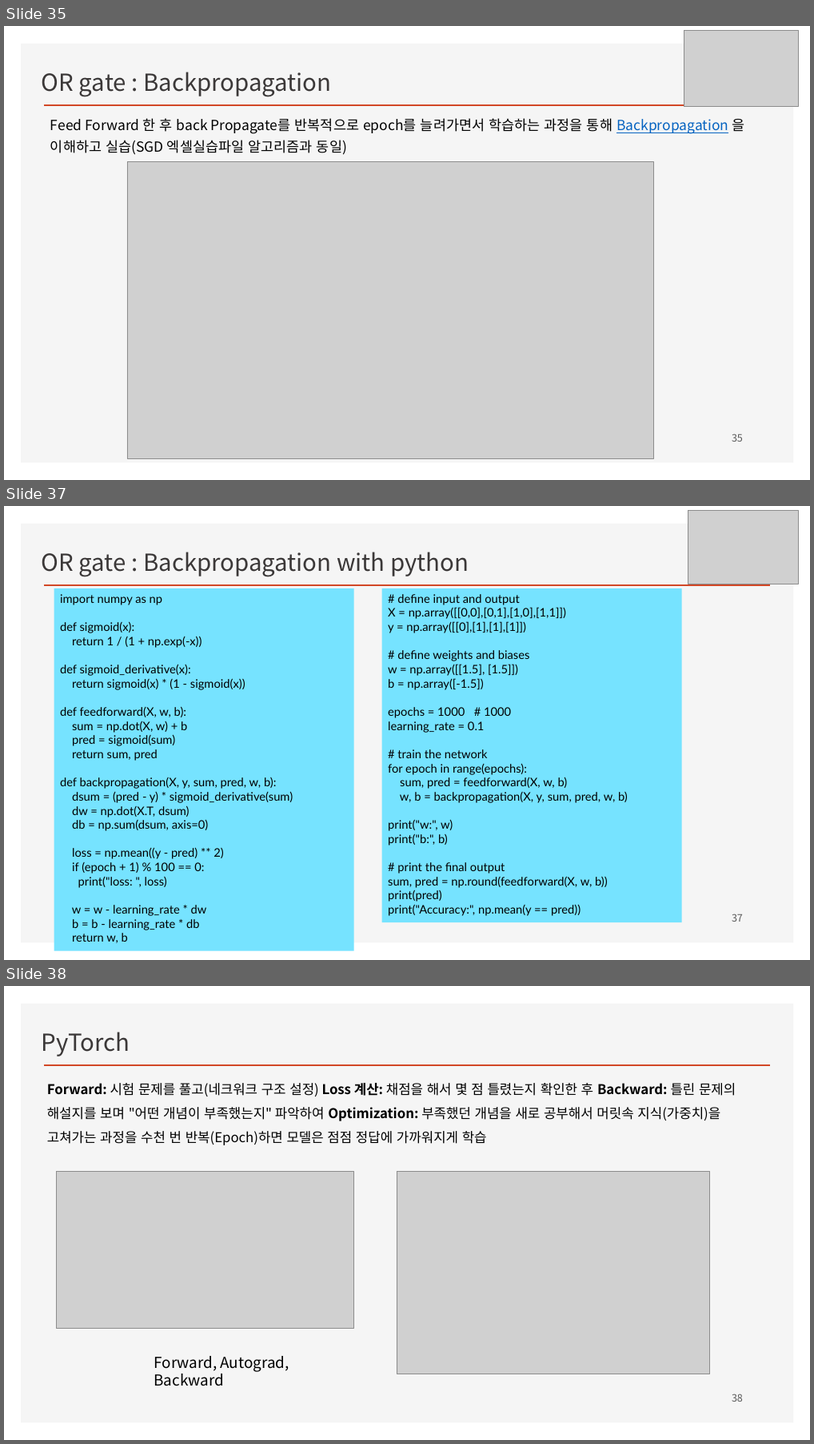
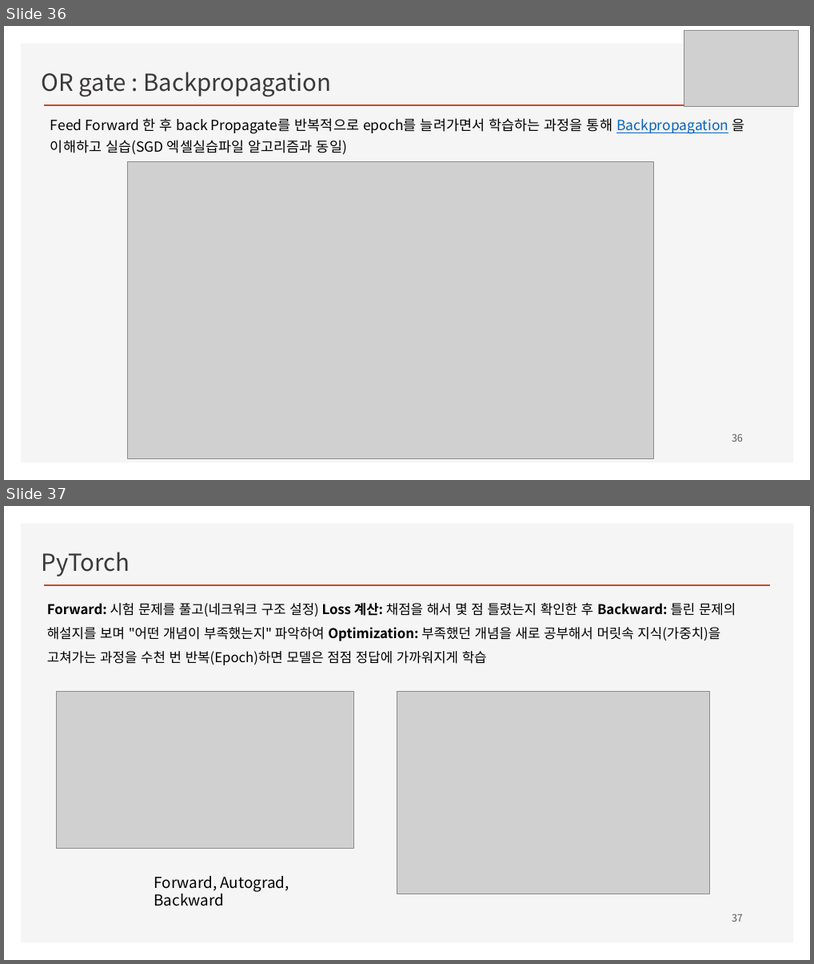
Before and after one commit to ancestor9/mathematics-for-machine-learning, a slide deck: Linear_Algebra/w4_Perceptron_Regression.pptx. Shown one above the other, each under a label of ours: slides 35, 37 and 38 before the commit, slides 36 and 37 after it; the slides between them are not shown. The pictures are 814x1444 and 814x964 pixels, drawn with LibreOffice and Linux fonts; fonts in the diff are those of the drawing; grey boxes stand for pictures; background and template pictures are left out. Boxes give left, top, right and bottom in pixels: in the first picture for what was removed or moved away, otherwise in the second. Text is boxed around its words. In the diff, an @@ line names an element or a change of style, - is before the commit and + after.

```diff
--- a/Linear_Algebra/w4_Perceptron_Regression.pptx
+++ b/Linear_Algebra/w4_Perceptron_Regression.pptx
@@ slide 37 removed at [4, 506, 810, 960], background #FFFFFF; not listed: 2 template elements that a slide beside it also shows @@
@@ picture removed at [689, 510, 799, 584] @@
@@ text removed at [42, 552, 469, 577] @@
-OR gate : Backpropagation with python
@@ rectangle removed at [54, 588, 354, 951] @@
-import numpy as np
-def sigmoid(x):
-return 1 / (1 + np.exp(-x))
-def sigmoid_derivative(x):
-return sigmoid(x) * (1 - sigmoid(x))
-def feedforward(X, w, b):
-sum = np.dot(X, w) + b
-pred = sigmoid(sum)
-return sum, pred
-def backpropagation(X, y, sum, pred, w, b):
-dsum = (pred - y) * sigmoid_derivative(sum)
-dw = np.dot(X.T, dsum)
-db = np.sum(dsum, axis=0)
-loss = np.mean((y - pred) ** 2)
-if (epoch + 1) % 100 == 0:
-print("loss: ", loss)
-w = w - learning_rate * dw
-b = b - learning_rate * db
-return w, b
@@ rectangle removed at [382, 588, 682, 922] @@
-# define input and output
-X = np.array([[0,0],[0,1],[1,0],[1,1]])
-y = np.array([[0],[1],[1],[1]])
-# define weights and biases
-w = np.array([[1.5], [1.5]])
-b = np.array([-1.5])
-epochs = 1000 # 1000
-learning_rate = 0.1
-# train the network
-for epoch in range(epochs):
-sum, pred = feedforward(X, w, b)
-w, b = backpropagation(X, y, sum, pred, w, b)
-print("w:", w)
-print("b:", b)
-# print the final output
-sum, pred = np.round(feedforward(X, w, b))
-print(pred)
-print("Accuracy:", np.mean(y == pred))
@@ page number removed at [732, 913, 743, 921] @@
-37
@@ what was slide 35 is now slide 36 @@
@@ page number at [732, 433, 743, 441]: text changed @@
-35
+36
@@ what was slide 38 is now slide 37 @@
@@ page number at [732, 913, 743, 921]: text changed @@
-38
+37
```
Also in this commit, not shown: 9 slides changed, 5 slides added, 4 other slides removed.
